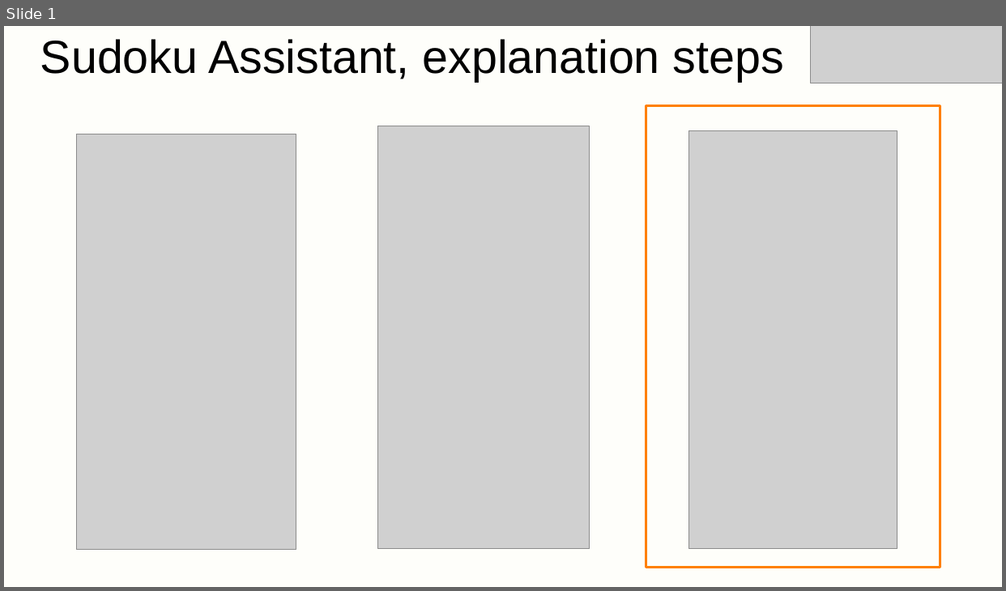
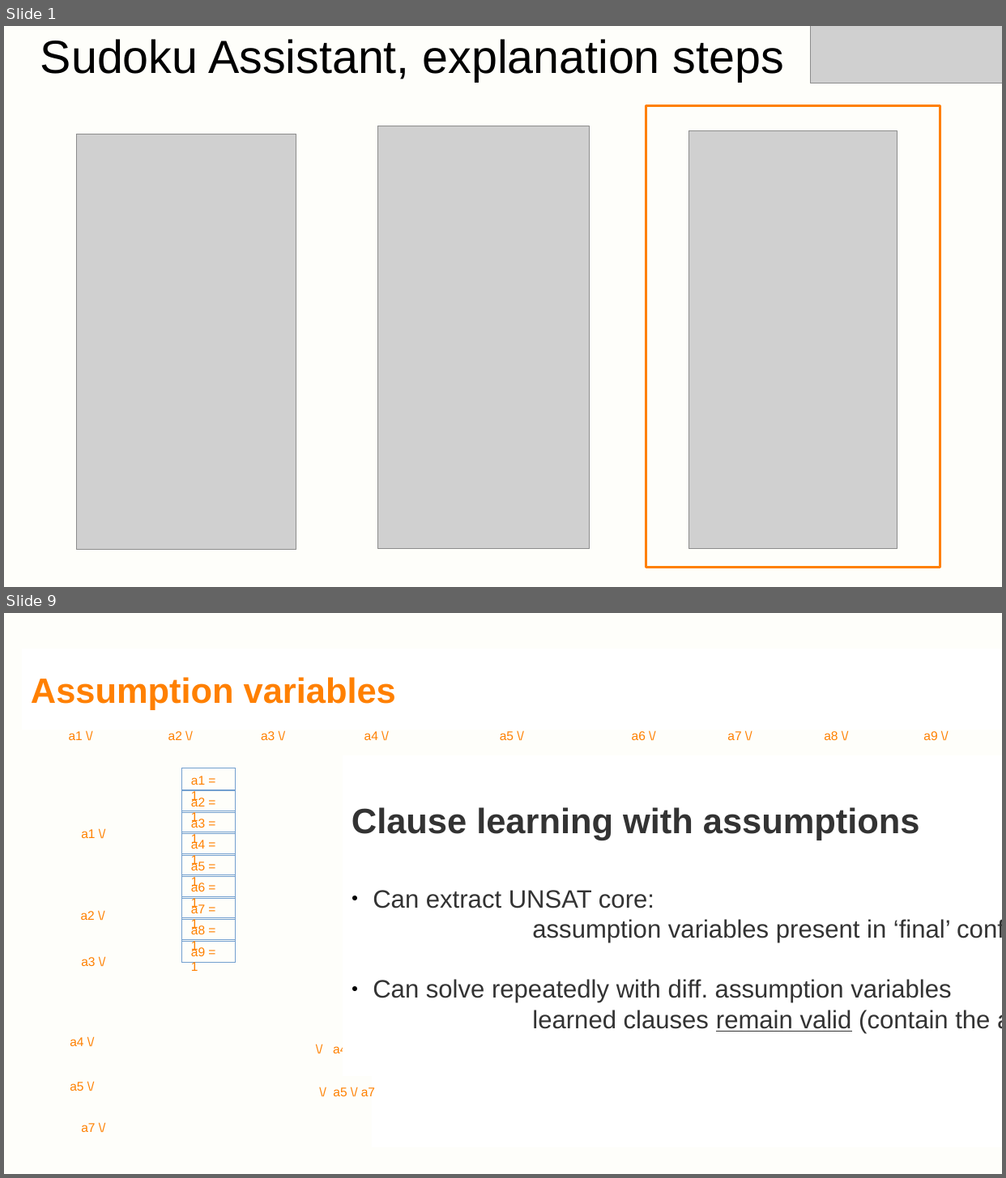
Before and after one commit to IgnaceBleukx/Tutorial-Derivatives, a slide deck: supporting_slides.pptx. Shown one above the other, each under a label of ours: slide 1 before the commit, slides 1 and 9 after it; the slides between them are not shown. The pictures are 1006x591 and 1006x1178 pixels, drawn with LibreOffice and Linux fonts; fonts in the diff are those of the drawing; grey boxes stand for pictures; background and template pictures are left out. Boxes give left, top, right and bottom in pixels: in the first picture for what was removed or moved away, otherwise in the second. Text is boxed around its words. In the diff, an @@ line names an element or a change of style, - is before the commit and + after.

Commit message:
assumption based solving and more

```diff
--- a/supporting_slides.pptx
+++ b/supporting_slides.pptx
@@ slide 9 added at (x1=4, y1=613, x2=1002, y2=1174), background picture (left out) @@
@@ text added at (x1=31, y1=677, x2=396, y2=710), 28 pt, text #FF8000, bold @@
+Assumption variables
@@ text added at (x1=69, y1=731, x2=83, y2=740), 10 pt, text #FF8000 @@
+a1 \/
@@ text added at (x1=168, y1=731, x2=182, y2=740), 10 pt, text #FF8000 @@
+a2 \/
@@ text added at (x1=261, y1=731, x2=275, y2=740), 10 pt, text #FF8000 @@
+a3 \/
@@ text added at (x1=364, y1=731, x2=378, y2=740), 10 pt, text #FF8000 @@
+a4 \/
@@ text added at (x1=500, y1=731, x2=513, y2=740), 10 pt, text #FF8000 @@
+a5 \/
@@ text added at (x1=632, y1=731, x2=646, y2=740), 10 pt, text #FF8000 @@
+a6 \/
@@ text added at (x1=727, y1=731, x2=741, y2=740), 10 pt, text #FF8000 @@
+a7 \/
@@ text added at (x1=824, y1=731, x2=837, y2=740), 10 pt, text #FF8000 @@
+a8 \/
@@ text added at (x1=923, y1=731, x2=937, y2=740), 10 pt, text #FF8000 @@
+a9 \/
@@ rectangle added at (x1=182, y1=768, x2=235, y2=790), outline #729FCF 0 pt, 10 pt, text #FF8000 @@
+a1 = 1
@@ rectangle added at (x1=182, y1=790, x2=235, y2=812), outline #729FCF 0 pt, 10 pt, text #FF8000 @@
+a2 = 1
@@ text added at (x1=81, y1=829, x2=95, y2=838), 10 pt, text #FF8000 @@
+a1 \/
@@ rectangle added at (x1=182, y1=811, x2=235, y2=834), outline #729FCF 0 pt, 10 pt, text #FF8000 @@
+a3 = 1
@@ text added at (x1=351, y1=807, x2=990, y2=1033), 20 pt, text #333333 @@
+Clause learning with assumptions
+● Can extract UNSAT core:
+  assumption variables present in ‘final’ conflict
+● Can solve repeatedly with diff. assumption variables
+  learned clauses remain valid (contain the assumps)
@@ rectangle added at (x1=182, y1=833, x2=235, y2=854), outline #729FCF 0 pt, 10 pt, text #FF8000 @@
+a4 = 1
@@ rectangle added at (x1=182, y1=854, x2=235, y2=876), outline #729FCF 0 pt, 10 pt, text #FF8000 @@
+a5 = 1
@@ rectangle added at (x1=182, y1=875, x2=235, y2=898), outline #729FCF 0 pt, 10 pt, text #FF8000 @@
+a6 = 1
@@ rectangle added at (x1=182, y1=897, x2=235, y2=919), outline #729FCF 0 pt, 10 pt, text #FF8000 @@
+a7 = 1
@@ text added at (x1=81, y1=911, x2=95, y2=920), 10 pt, text #FF8000 @@
+a2 \/
@@ rectangle added at (x1=182, y1=918, x2=235, y2=941), outline #729FCF 0 pt, 10 pt, text #FF8000 @@
+a8 = 1
@@ rectangle added at (x1=182, y1=940, x2=235, y2=963), outline #729FCF 0 pt, 10 pt, text #FF8000 @@
+a9 = 1
@@ text added at (x1=81, y1=957, x2=95, y2=966), 10 pt, text #FF8000 @@
+a3 \/
@@ text added at (x1=70, y1=1037, x2=83, y2=1046), 10 pt, text #FF8000 @@
+a4 \/
@@ text added at (x1=333, y1=1046, x2=347, y2=1054), 10 pt, text #FF8000 @@
+\/ a4 \/ a5 \/ a7
@@ rectangle added at (x1=372, y1=1059, x2=1002, y2=1148), fill #FFFFFF @@
@@ text added at (x1=70, y1=1082, x2=83, y2=1091), 10 pt, text #FF8000 @@
+a5 \/
@@ text added at (x1=333, y1=1088, x2=375, y2=1097), 10 pt, text #FF8000 @@
+\/ a5 \/ a7
@@ text added at (x1=81, y1=1123, x2=95, y2=1132), 10 pt, text #FF8000 @@
+a7 \/
```
Also in this commit, not shown: 1 slide changed, 6 other slides added, 7 other files.
